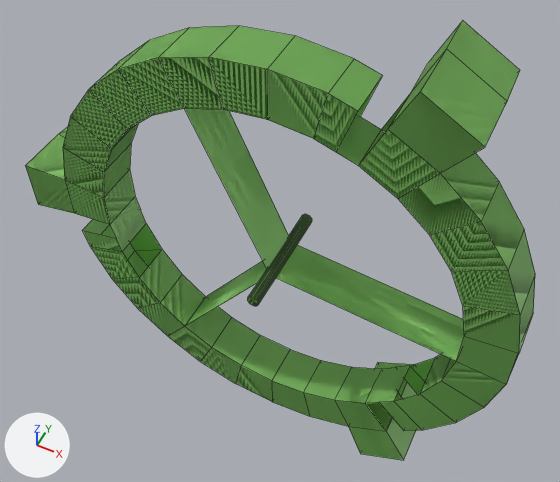
An edit to the Blender file resources/blender/ringwheel_mod.blend, drawn before and after from the same camera.
Before and after are seen from a camera (50 mm lens) standing at (18.5, -37.2, 48.6) and looking at (-0.8, 1.5, 0.3). Arrows for +X, +Y and +Z are at lower left; the lights stay in place. Mesh edges are drawn as thin lines.

Objects in the first picture: 'Ringwheel'.
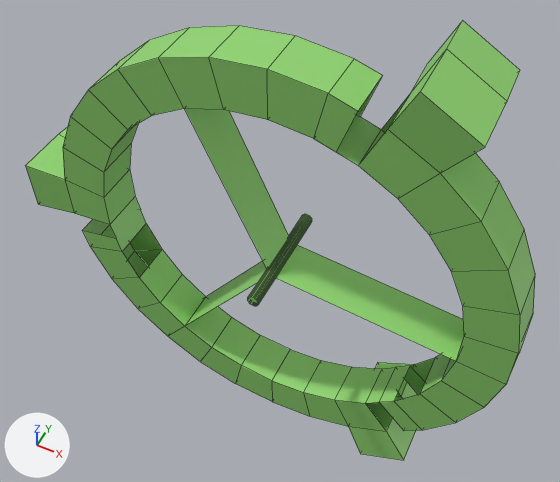
Location of each change, [x1, y1, x2, y2] in pixels of the pictures (560 x 482 px; the box of a moved part takes in the faces that stretch with it):
part 1 of me_ringwheel, deleted (green): before [25, 21, 535, 460]
part 2 of me_ringwheel, moved or reshaped: before [336, 366, 410, 431]; after [335, 366, 410, 431]
part 3 of me_ringwheel, moved or reshaped: before [393, 50, 446, 123]; after [390, 50, 446, 126]

The edits, one by one:
me_ringwheel has 578 vertices, 494 faces and spans x -23.8..19.9, y -5.0..6.2, z -21.8..21.8.
me_ringwheel is used by ob_ringwheel; location (0.0, 0.0, 0.0).
Verts and faces of me_ringwheel; kept vertices keep their numbers, new ones are numbered from 578.
Before the commit, vertices of me_ringwheel: 72 (8.1, 2.0, -18.3), 73 (6.5, 2.0, -14.6) at pixel (351, 366), 74 (6.5, -2.0, -14.6) at pixel (334, 399), 75 (8.1, -2.0, -18.3) at pixel (348, 426), 76 (11.8, 2.0, -16.2) at pixel (401, 396).
Before the commit, vertices of me_ringwheel: 77 (9.4, 2.0, -12.9) at pixel (381, 368), 78 (9.4, -2.0, -12.9) at pixel (365, 403), 79 (11.8, -2.0, -16.2) at pixel (386, 431), 81 (11.9, 2.0, -10.7) at pixel (409, 365), 82 (11.9, -2.0, -10.7) at pixel (393, 401).
Before the commit, vertices of me_ringwheel: 278 (10.6, -2.0, -11.8) at pixel (379, 402), 280 (11.8, 0.6, -16.2), 282 (9.4, 0.7, -12.9) at pixel (376, 379), 283 (10.6, 2.0, -11.8) at pixel (395, 367), 284 (10.1, -2.0, -14.0) at pixel (371, 412).
Before the commit, vertices of me_ringwheel: 112 (11.8, 2.0, 16.2), 115 (11.8, -2.0, 16.2) at pixel (440, 173), 116 (8.1, 2.0, 18.3) at pixel (411, 92), 119 (8.1, -2.0, 18.3) at pixel (387, 129), 248 (9.8, 2.3, 21.8) at pixel (446, 48).
Before the commit, vertices of me_ringwheel: 255 (9.8, -2.3, 21.8) at pixel (420, 91), 275 (8.1, 1.6, 18.3) at pixel (409, 95).
me_ringwheel part 1: the loose piece of 289 vertices spanning x -23.8..19.9, y -5.0..6.2, z -21.8..21.8 is deleted.
Part 2, on me_ringwheel:
Vertices deleted: 280, 282, 284 (with the faces that use them).
Faces deleted: (72, 75, 79, 76).
New faces: (74, 75, 79, 78), (72, 76, 79, 75), (73, 74, 78, 77), (77, 78, 278, 283), (81, 283, 278, 82).
Part 3, on me_ringwheel:
Vertices deleted: 275 (with the faces that use them).
Faces deleted: (112, 115, 119, 116).
New faces: (116, 119, 255, 248), (112, 116, 119, 115).
